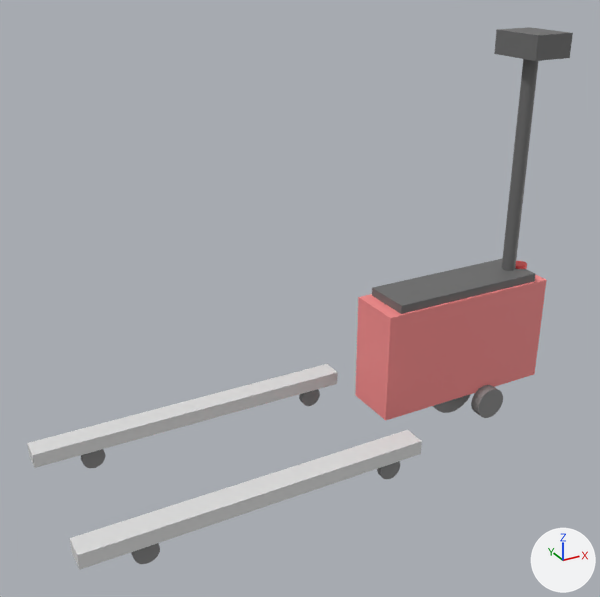
The glTF model frontend/public/assets/models/forklift-pallet-truck-electric.glb, before and after one commit.
Before and after are seen from a 50 mm camera at (-334.0, -2168.0, 1679.0) aimed at (855.0, -7.0, 598.0). Arrows for +X, +Y and +Z are at lower right; the lights stay in place. The picture after the commit comes second. Where no turn or scale is listed for an object, it has been applied to the vertices.

The first picture shows 'aux_wheel_0', 'battery_cover', 'body', 'fork_0', 'fork_1', 'handle_head', 'handle_stem' and 6 more.
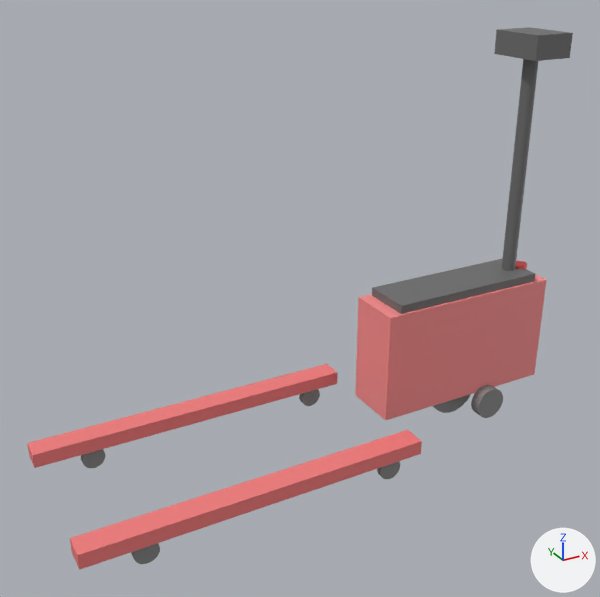
Location of each change, (x1, y1, x2, y2) in pixels of the pictures (600 x 597 px):
part 1 of me_geometry_6, recoloured (light grey to pink)
    both: (70, 430, 422, 570)
part 2 of me_geometry_7, recoloured (light grey to pink)
    both: (27, 364, 338, 468)

The change in detail:
me_geometry_6 has 8 vertices, 12 faces and spans x 0.0..1150.0, y -310.0..-230.0, z 85.0..135.0.
me_geometry_6 is used by ob_fork_0; location (0.0, 0.0, 0.0).
me_geometry_6 part 1: 12 faces centred in x 0.0..1150.0, y -310.0..-230.0, z 85.0..135.0 are repainted in the vertex colours; the middle colour goes from light grey #e0e0e0 to pink #f37c7c.
me_geometry_7 has 8 vertices, 12 faces and spans x 0.0..1150.0, y 230.0..310.0, z 85.0..135.0.
me_geometry_7 is used by ob_fork_1; location (0.0, 0.0, 0.0).
me_geometry_7 part 2: 12 faces centred in x 0.0..1150.0, y 230.0..310.0, z 85.0..135.0 are repainted in the vertex colours; the middle colour goes from light grey #e0e0e0 to pink #f37c7c.
